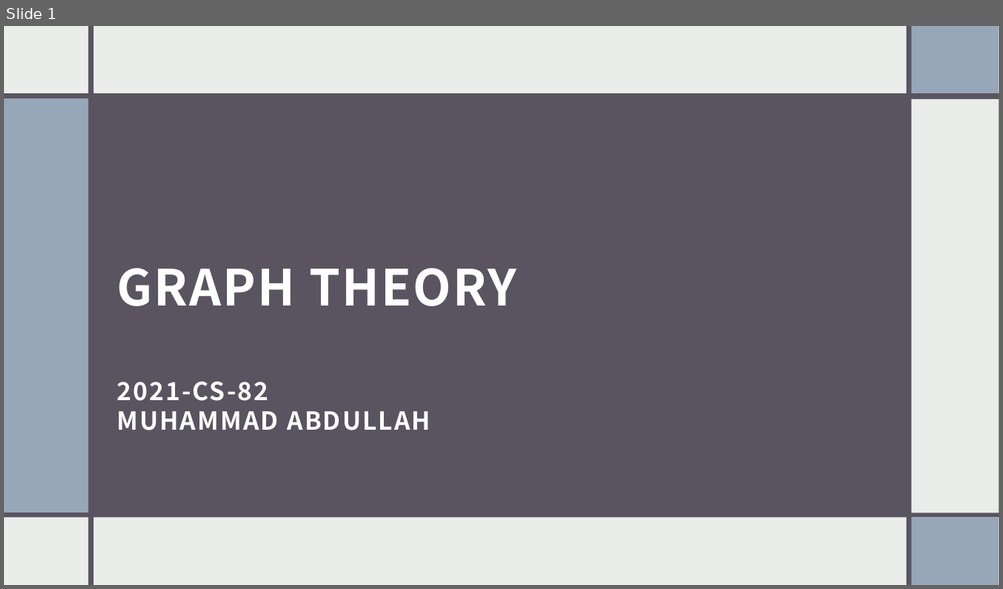
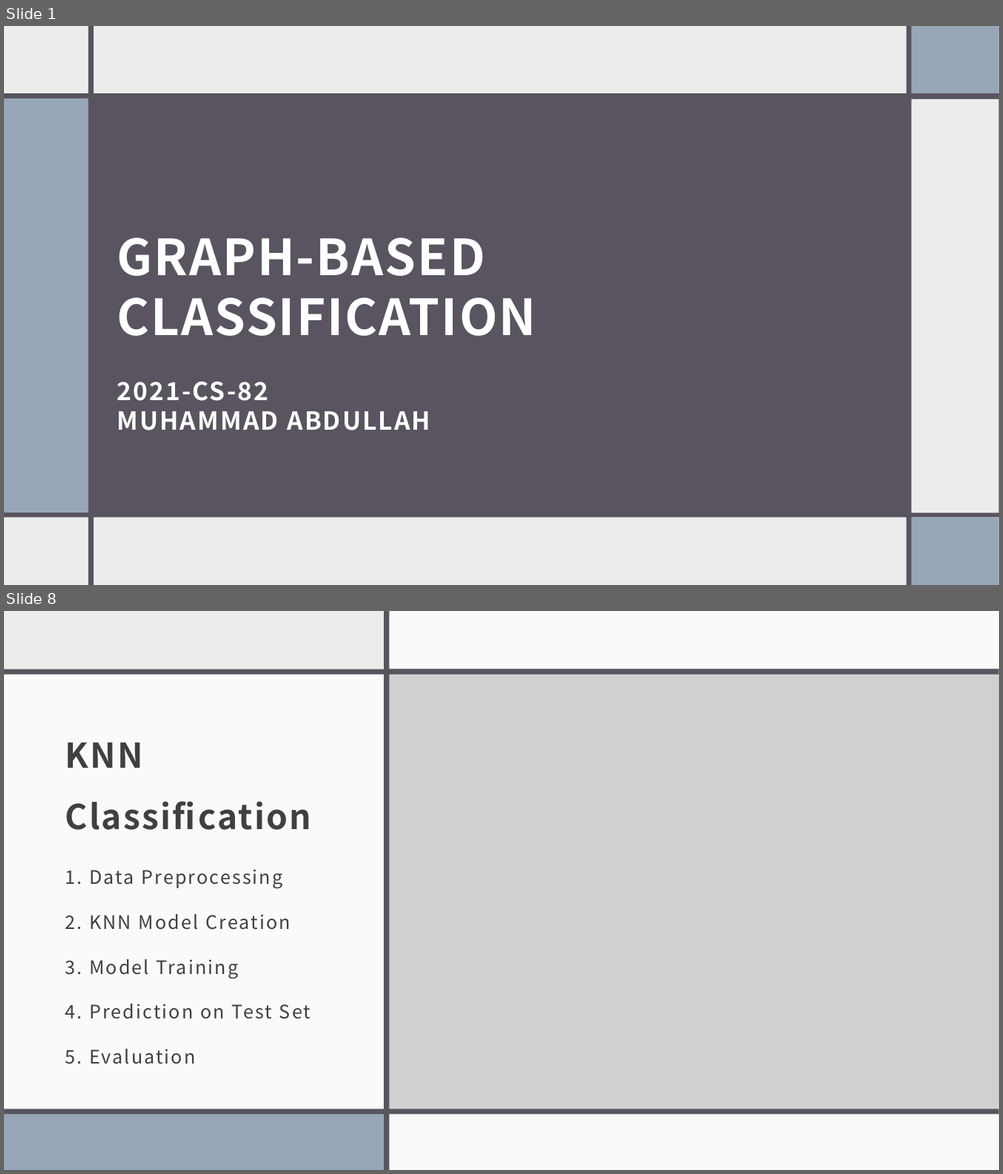
Before and after one commit to muhammadabdullah660/Graph-Based-Classification, a slide deck: Slides.pptx. Shown one above the other, each under a label of ours: slide 1 before the commit, slides 1 and 8 after it; the slides between them are not shown. The pictures are 1003x589 and 1003x1174 pixels, drawn with LibreOffice and Linux fonts; fonts in the diff are those of the drawing; grey boxes stand for pictures. Boxes give left, top, right and bottom in pixels: in the first picture for what was removed or moved away, otherwise in the second. Text is boxed around its words. In the diff, an @@ line names an element or a change of style, - is before the commit and + after.

```diff
--- a/Slides.pptx
+++ b/Slides.pptx
@@ slide 8 added at (4,611,999,1170), background #EBEDEB @@
@@ rectangle added at (4,611,999,1170), fill #EBEDEB @@
@@ rectangle added at (4,611,999,1170), fill #EBEDEB @@
@@ rectangle added at (86,612,91,1170), fill #595460 @@
@@ rectangle added at (384,612,389,1170), fill #595460 @@
@@ rectangle added at (384,611,389,1170), fill #595460 @@
@@ rectangle added at (386,611,999,674), fill #FFFFFF at 75% opacity @@
@@ rectangle added at (389,611,999,1170), fill #FFFFFF at 75% opacity @@
@@ rectangle added at (389,611,999,1170), fill #FFFFFF at 75% opacity @@
@@ rectangle added at (4,673,383,1113), fill #FFFFFF at 75% opacity @@
@@ rectangle added at (4,669,999,675), fill #595460 @@
@@ picture added at (387,669,999,1113) @@
@@ rectangle added at (4,684,999,794), fill #595460 @@
@@ rectangle added at (4,689,86,789), fill #97A7B8 @@
@@ title added at (65,742,311,830), 33 pt, text #404040, bold @@
+KNN Classification
@@ rectangle added at (89,785,999,1170), fill #FFFFFF at 75% opacity @@
@@ text added at (65,869,310,1065), 18 pt, text #404040 @@
+1. Data Preprocessing
+2. KNN Model Creation
+3. Model Training
+4. Prediction on Test Set
+5. Evaluation
@@ rectangle added at (4,1113,384,1170), fill #97A7B8 @@
@@ rectangle added at (4,1110,999,1115), fill #595460 @@
@@ rectangle added at (389,1114,999,1170), fill #FFFFFF at 75% opacity @@
@@ slide 1 changed as well @@
@@ title at (117,238,537,336): text changed @@
-GRAPH THEORY
+GRAPH-BASED CLASSIFICATION
```
Also in this commit, not shown: 1 other slide changed, 7 other slides added, 11 slides removed, 5 other files.
